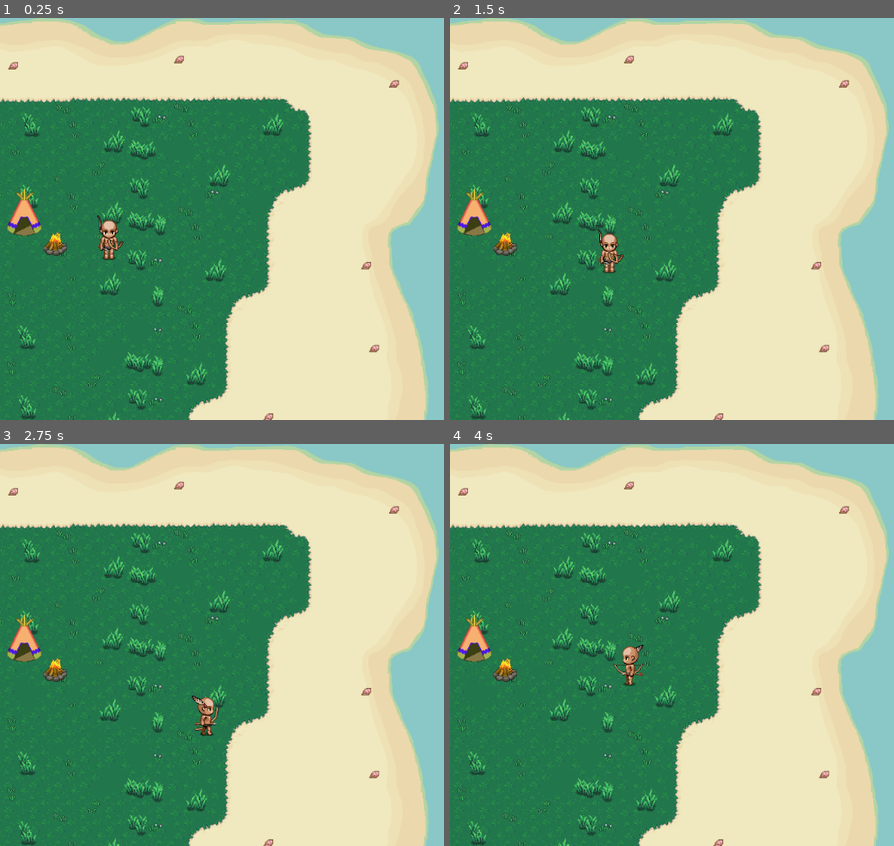
Above: before the commit, frames 1-4 (two rows, left to right).
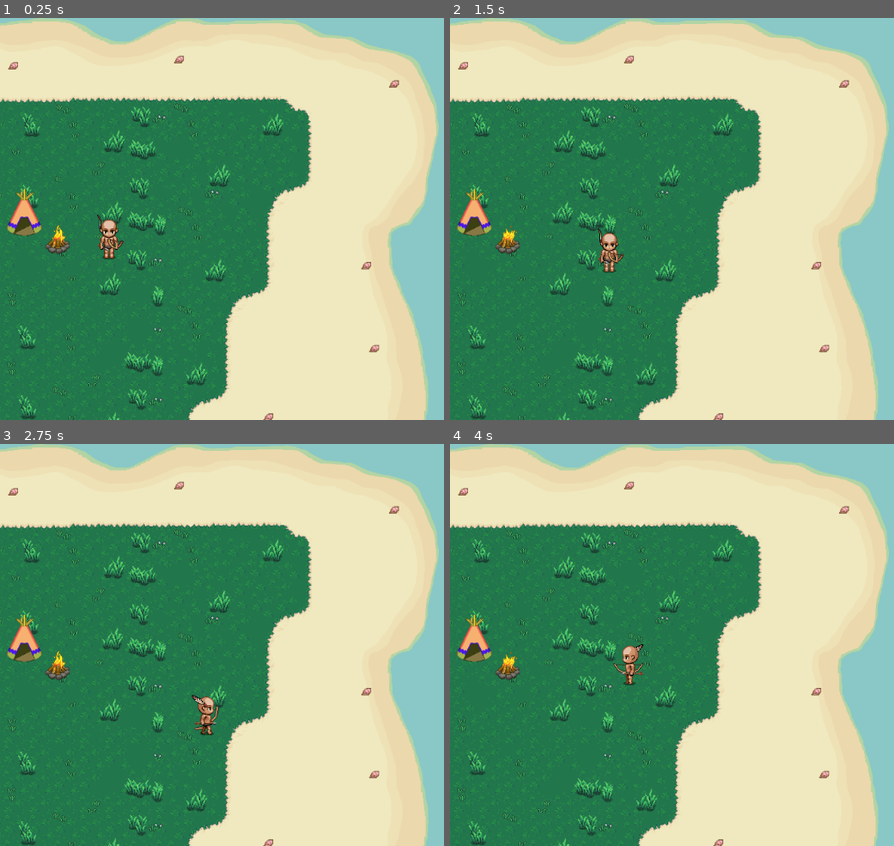
Above: after the commit, the same moments.

Repository: GoesMarcio/ASalvacaoIndigena-godot
Game: Godot game, scene res://Main.tscn
Two runs of this game, one before a commit and one after it. Both use one fixed random seed, a clock stepped at 60 frames per second and the inputs below.
Inputs (mouse positions are in pixels of both pictures, inside the frame that each line leads up to):
- Up to frame 1 (0.25 s): no input
- Up to frame 2 (1.5 s): tap Enter at 0.5 s; move the mouse to (outside the picture) at 0.52 s; hold Right (ui_right) 0.53-1.28 s; move the mouse to (654, 239) at 1.27 s; hold Down (ui_down) from 1.28 s (still down)
- Up to frame 3 (2.75 s): move the mouse to (412, 556) at 2.02 s; release Down (ui_down) at 2.03 s; hold Right (ui_right) from 2.03 s (still down)
- Up to frame 4 (4 s): move the mouse to (760, 725) at 2.77 s; release Right (ui_right) at 2.78 s; hold Up (ui_up) 2.78-3.53 s; move the mouse to (outside the picture) at 3.52 s; hold Left (ui_left) from 3.53 s (still down)

The runs differ from the first frame. In frame 1, 0.4% of the frame differs, in the area x 9-28%, y 48-61%; in frame 2, 0.4%; in frame 3, 0.4%, in the area x 9-50%, y 51-73%; in frame 4, 0.4%.

Commit message:
Update fogueira sprite

Diff:
--- a/Main.tscn
+++ b/Main.tscn
@@ -34,6 +34,7 @@
 scale = Vector2( 1, 0.999999 )
 
 [node name="Fogueira" parent="." instance=ExtResource( 3 )]
+position = Vector2( 85.9076, 330.45 )
 
 [node name="Player" parent="." instance=ExtResource( 4 )]
 position = Vector2( 160, 325 )
--- a/Scenarios/Elements/Fogueira.tscn
+++ b/Scenarios/Elements/Fogueira.tscn
@@ -1,14 +1,48 @@
-[gd_scene load_steps=2 format=2]
+[gd_scene load_steps=8 format=2]
 
-[ext_resource path="res://Scenarios/Elements/Fogueira.png" type="Texture" id=1]
+[ext_resource path="res://Scenarios/Elements/Fogueira_animacao.png" type="Texture" id=1]
+
+[sub_resource type="AnimatedTexture" id=1]
+
+[sub_resource type="AtlasTexture" id=2]
+flags = 4
+atlas = ExtResource( 1 )
+region = Rect2( 0, 0, 76, 87 )
+
+[sub_resource type="AtlasTexture" id=3]
+flags = 4
+atlas = ExtResource( 1 )
+region = Rect2( 76, 0, 76, 87 )
+
+[sub_resource type="AtlasTexture" id=4]
+flags = 4
+atlas = ExtResource( 1 )
+region = Rect2( 152, 0, 76, 87 )
+
+[sub_resource type="AtlasTexture" id=5]
+flags = 4
+atlas = ExtResource( 1 )
+region = Rect2( 228, 0, 76, 87 )
+
+[sub_resource type="SpriteFrames" id=6]
+animations = [ {
+"frames": [ SubResource( 2 ), SubResource( 3 ), SubResource( 4 ), SubResource( 5 ) ],
+"loop": true,
+"name": "default",
+"speed": 5.0
+} ]
 
 [node name="Fogueira" type="StaticBody2D"]
 
 [node name="Fogueira" type="Sprite" parent="."]
-position = Vector2( 81.7826, 337.192 )
 scale = Vector2( 0.588623, 0.589143 )
-texture = ExtResource( 1 )
+texture = SubResource( 1 )
+
+[node name="AnimatedSprite" type="AnimatedSprite" parent="."]
+scale = Vector2( 0.589, 0.589 )
+frames = SubResource( 6 )
+frame = 2
+playing = true
 
 [node name="CollisionShape2D" type="CollisionPolygon2D" parent="."]
-position = Vector2( 83.886, 337.029 )
-polygon = PoolVector2Array( -2.73125, 17.3755, -12.6525, 15.9865, -15.4305, 10.8275, -20.7879, 9.43851, -18.6053, 4.08102, -16.621, 3.0889, -9.47771, -5.64182, -6.69976, -14.7694, -0.548576, -17.7458, 4.21362, -16.3568, 6.99158, -3.26071, 13.1428, -1.27646, 15.3254, 3.8826, 15.7223, 8.64481, 11.9522, 10.4306, 9.96796, 14.2007, 6.79315, 15.3913, 4.8089, 14.9944, 2.03094, 17.9708 )
+polygon = PoolVector2Array( -4.17517, 19.7865, -8.89987, 21.0464, -13.9396, 16.0067, -18.0343, 13.8018, -18.6053, 4.08102, -16.621, 3.0889, -9.47771, -5.64182, -6.69976, -14.7694, -0.548576, -17.7458, 11.2589, -18.9561, 9.99895, -4.78199, 14.4087, -1.00223, 16.9285, 3.72248, 18.1884, 7.50224, 17.8734, 12.5419, 13.4637, 15.0618, 10.6289, 18.5266, 7.4791, 19.1565, 2.12444, 21.3614 )
Not shown, added: Others/cenario_elementos.png.import
Not shown, added: Others/tanned2archer.png.import
Binary file changed: Player/char_indian.png
Binary file added: Scenarios/Elements/Fogueira_animacao.png
Not shown, added: Scenarios/Elements/Fogueira_animacao.png.import
